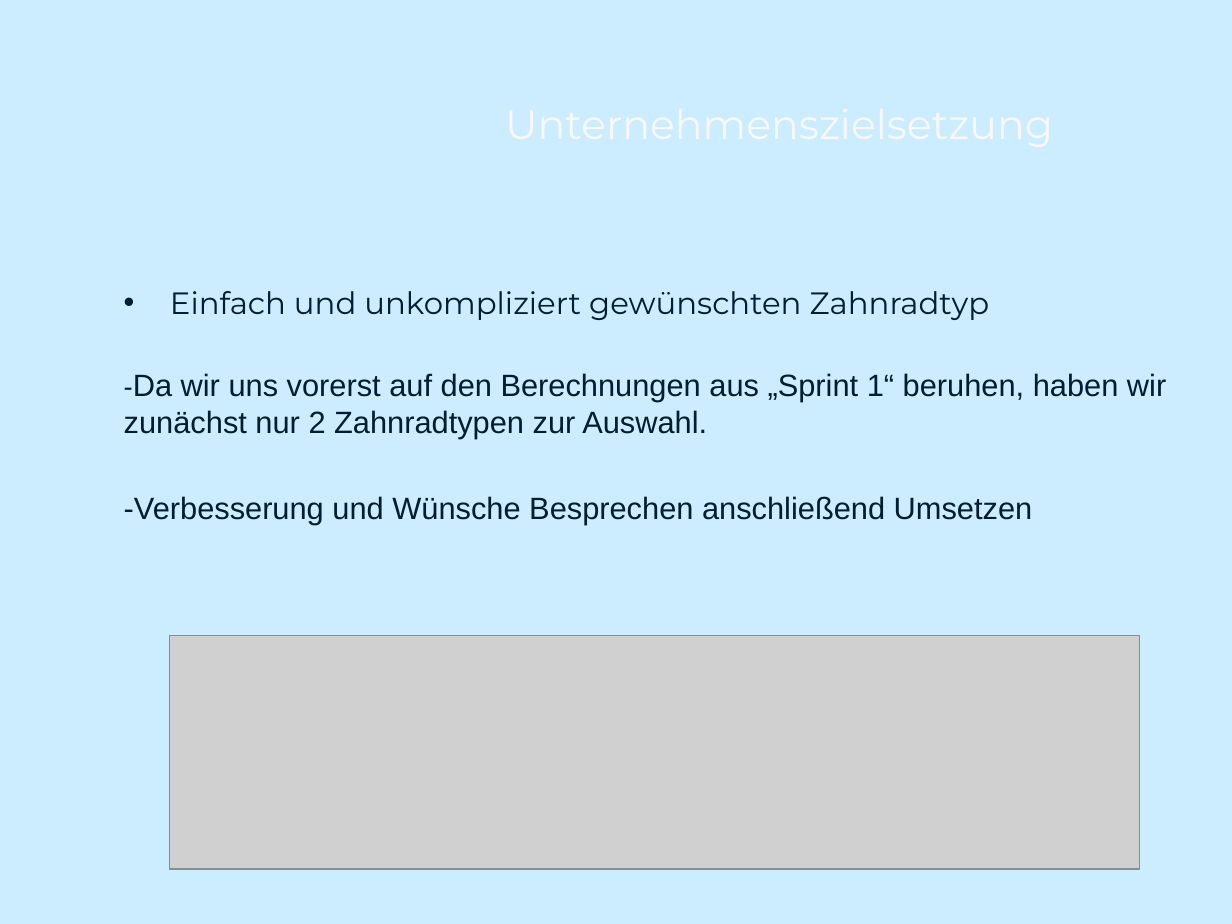
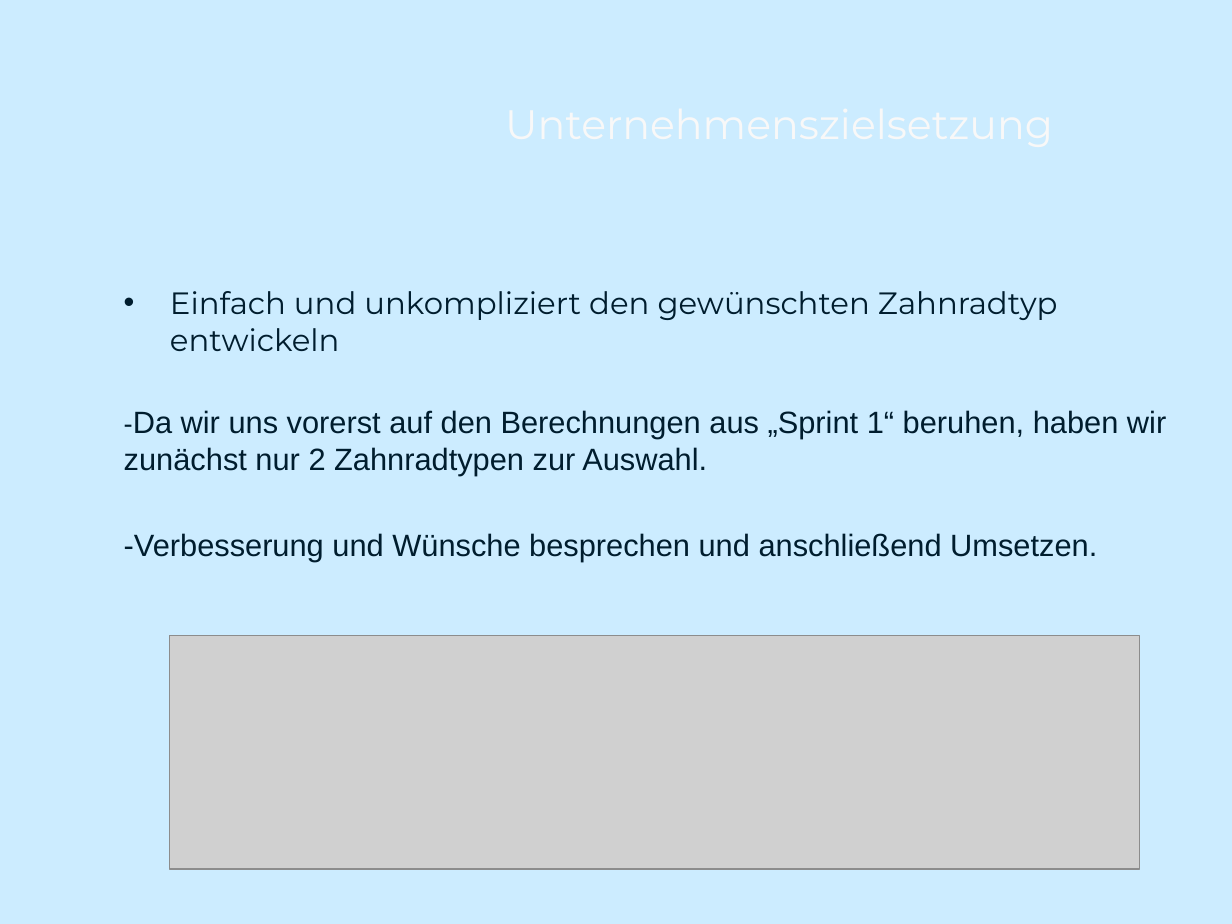
Before and after one commit to kenkogs/ZahnradHspA, a slide deck: slide 3 of Zahnlos GmbH & Co.pptx. Drawn at 1232x924 pixels with LibreOffice and Linux fonts; fonts in the diff are those of the drawing; grey boxes stand for pictures; background and template pictures are left out. Boxes give left, top, right and bottom in pixels: in the first picture for what was removed or moved away, otherwise in the second. Text is boxed around its words. In the diff, an @@ line names an element or a change of style, - is before the commit and + after.

```diff
--- a/Zahnlos GmbH & Co.pptx
+++ b/Zahnlos GmbH & Co.pptx
@@ text at (170,291,1058,351): text changed @@
-• Einfach und unkompliziert gewünschten Zahnradtyp
+• Einfach und unkompliziert den gewünschten Zahnradtyp entwickeln
@@ text at (124,533,1097,561): text changed @@
--Verbesserung und Wünsche Besprechen anschließend Umsetzen
+-Verbesserung und Wünsche besprechen und anschließend Umsetzen.
```
Also in this commit, not shown: 1 other slide changed.
